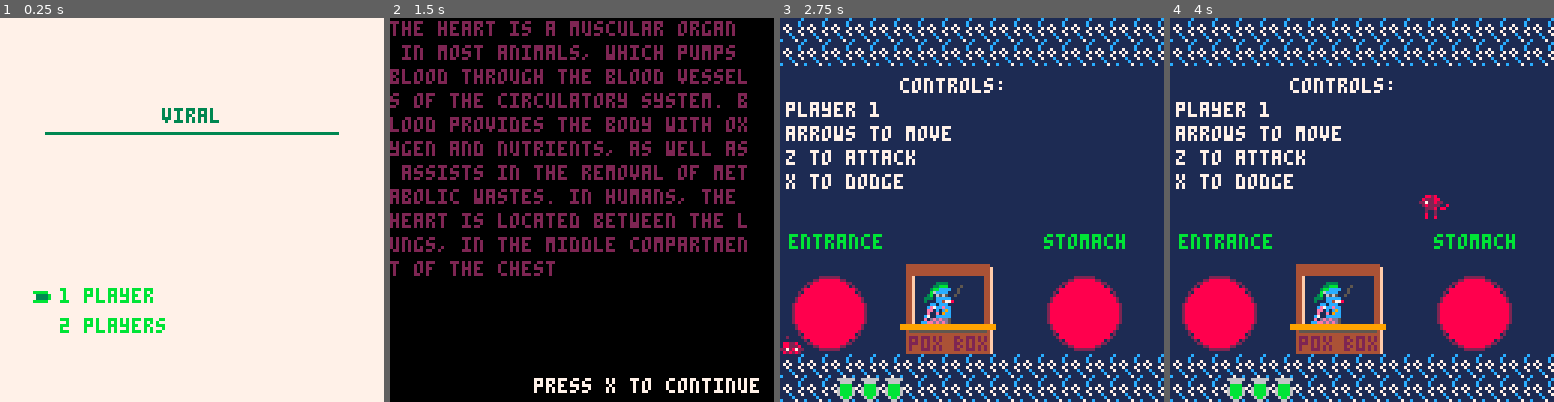
Above: before the commit, frames 1-4 (left to right).
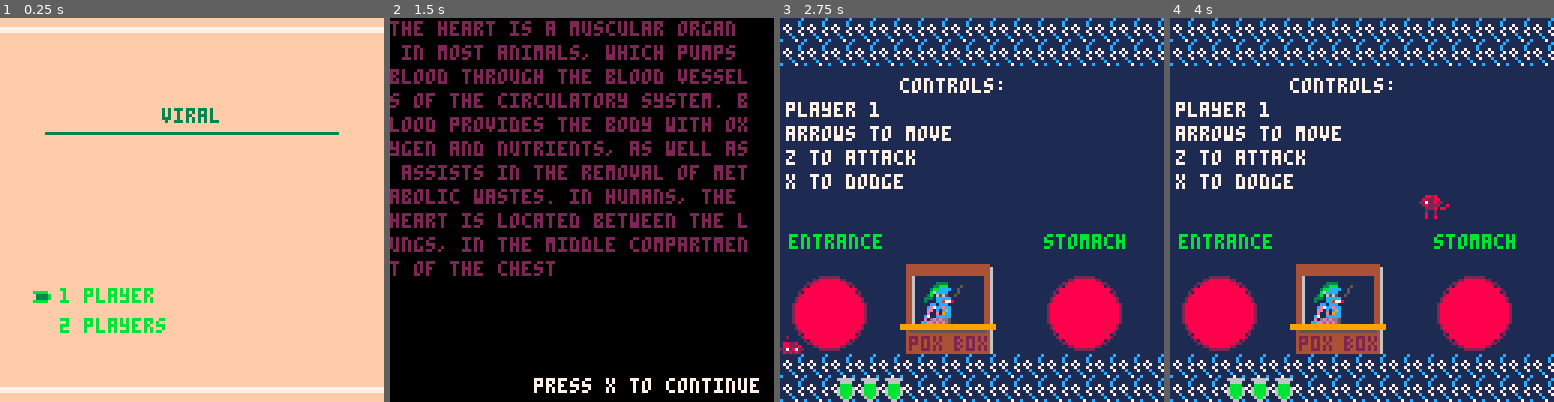
Above: after the commit, the same moments.

Repository: Von-dy/Game_Design_Final_Project
Game: PICO-8 cartridge current_build.p8
The game is run twice, just before and just after one commit, with the same random seed, the same clock (stepped at 60 frames per second) and the same inputs.
Inputs:
- Up to frame 1 (0.25 s): no input
- Up to frame 2 (1.5 s): tap O (Z key) at 0.33, 0.7, 1.43 s; tap X (X key) at 1.07 s
- Up to frame 3 (2.75 s): hold Left 1.97-2.37 s; tap X (X key) at 2.07, 2.4, 2.73 s; tap O (Z key) at 2.22 s; hold Down from 2.42 s (still down)
- Up to frame 4 (4 s): release Down at 2.82 s; hold Right 2.87-3.53 s; tap X (X key) at 3.07, 3.4, 3.73 s; tap O (Z key) at 3.1, 3.98 s; hold Up from 3.58 s (still down)

The runs differ from the first frame. In frame 1, 95% of the frame differs, in the area x 0-100%, y 0-100%; in frame 2, nothing differs; in frame 3, 0.3%; in frame 4, 0.3%.

Commit message:
edited menu design

Diff:
--- a/current_build.p8
+++ b/current_build.p8
@@ -1216,10 +1216,10 @@
   --code for keyboard layout
   print("<- ->=cycle", x+5, y+1)
   print("z=lock", x+5, y+9)
-  print("controls:", x+5, y+22)
-  print("arrow keys", x+5, y+30)
-  print("z=attack", x+5, y+38)
-  print("x=dodge", x+5, y+46)
+  print("controls:", x+5, y+27)
+  print("arrow keys", x+5, y+38)
+  print("z=attack", x+5, y+46)
+  print("x=dodge", x+5, y+54)
 
   --code for controller layout
   --print("d-pad=cycle", x+5, y+1)
@@ -1232,10 +1232,10 @@
   --code for keyboard layout
   print("s and f=cycle", x+5, y+1)
   print("lshift=lock", x+5, y+9)
-  print("controls:", x+5, y+22)
-  print("e,s,d,f", x+5, y+30)
-  print("lshift=attack", x+5, y+38)
-  print("a=dodge", x+5, y+46)
+  print("controls:", x+5, y+27)
+  print("e,s,d,f", x+5, y+38)
+  print("lshift=attack", x+5, y+46)
+  print("a=dodge", x+5, y+54)
  end
 
   --code for controller layout
@@ -1245,6 +1245,12 @@
   --print("d-pad=move", x+5, y+30)
   --print("x=attack", x+5, y+38)
   --print("o=dodge", x+5, y+46)
+
+	--changes start screen design to menu screen design
+	for n=0, 128 do
+		spr(89,n,56)
+		pal(15,6,0)
+	end
 end
 
 function draw_game()
@@ -1573,14 +1579,14 @@
 222272eee2272222999999ff9fffff99111c111711171cc1fffffaaaafffffffffff9fffbfff9ff37777777766666666ffff9ffffeeeeeffffffffff99999999
 22222222222222229999fff9999999991111c1111171c11cffffffffffff3333faffff9ffbffff3f7777777766666666faffff9feeefeeeeffffffff99999999
 eeeeeeeeeeeeeeee9999999999999999c11117111117111133ffffffff333333afffffffafbbbbff7777777766666666afffffffeeffeeeeffffffff99999999
-1111111111111111999999999ff999991c1171711111111133333333333333335555555500000000000000000000000000000000000000000000000000000000
-ddddddddd7dddddd9999999999fff999117117111171cc1133333333333333335555555500000000000000000000000000000000000000000000000000000000
-d7dd1dddddd11dd19999fff99999999917171111171c11c1aaa333333333aaaa5555555500000000000000000000000000000000000000000000000000000000
-ddddd11dddddd7dd999f99f9999ff9ff1171117111711111aaaaaa333aaaaaaa5555555500000000000000000000000000000000000000000000000000000000
-d111dddd11dd1ddd99f99f999999fff911111c1711111111fffaaaaaaaaaafff5555555500000000000000000000000000000000000000000000000000000000
-1dddddd1ddd1d1d1ff999f99999999991111c17111117111ffffffffffffff335555555500000000000000000000000000000000000000000000000000000000
-ddd7ddddd7dddddd999999f99ffff9991111c1111117171133fffffffffff3335555555500000000000000000000000000000000000000000000000000000000
-11111111111111119999999999999999111c11111111c11133333333333333335555555500000000000000000000000000000000000000000000000000000000
+1111111111111111999999999ff999991c11717111111111333333333333333355555555ffffffff000000000000000000000000000000000000000000000000
+ddddddddd7dddddd9999999999fff999117117111171cc11333333333333333355555555ffffffff000000000000000000000000000000000000000000000000
+d7dd1dddddd11dd19999fff99999999917171111171c11c1aaa333333333aaaa55555555ffffffff000000000000000000000000000000000000000000000000
+ddddd11dddddd7dd999f99f9999ff9ff1171117111711111aaaaaa333aaaaaaa5555555577777777000000000000000000000000000000000000000000000000
+d111dddd11dd1ddd99f99f999999fff911111c1711111111fffaaaaaaaaaafff5555555577777777000000000000000000000000000000000000000000000000
+1dddddd1ddd1d1d1ff999f99999999991111c17111117111ffffffffffffff3355555555ffffffff000000000000000000000000000000000000000000000000
+ddd7ddddd7dddddd999999f99ffff9991111c1111117171133fffffffffff33355555555ffffffff000000000000000000000000000000000000000000000000
+11111111111111119999999999999999111c11111111c111333333333333333355555555ffffffff000000000000000000000000000000000000000000000000
 222222222222222200000000000000001111111111111111ff3333fffffff33fdddddddd000000000000000000000000ffffffffffffffffffffffffffffffff
 222222222111222200000000000000001111d111ddc1d11df3bb773fffff3b73dddddddd000000000000000000000000ffff55ffffff55ffffffffffffffffff
 112112111ddd12210000000000000000d11dd11ddddcdd1d3bbbb773ffff3bb3dddddddd000000000000000000000000ff559955ff559955ffffffffffffffff
@@ -1795,22 +1801,22 @@
 0000000000000000000000000000000000000000000000000000000000000000000000000000000000000000000000000000000000000000000000000000000001010100010100011010000010010001010100000101000000000000000000000101101000100100000000000000000001010101010100000000000000000000
 0000000000000000000000000000000000000000000000000000000000000000000000000000000000000000000000000000000000000000000000000000000000000000000000000000000000000000000000000000000000000000000000000000000000000000000000000000000000000000000000000000000000000000
 __map__
-292929292929292929292929292929294a4a4a4a4a4a4a4a4a4a4a4a4a4a4a4a4141414040414041404041404041404167666767666766676f666766676f666700000000000000000000000000000000000000000000000000000000000000000000000000000000000000000000000000000000000000000000000000000000
-292929292929292929292929292929294a4a4a4a4a4a4a4a4a4a4a4a4a4a4a4a686868686868686868686868686868686667666776677677677677766667766600000000000000000000000000000000000000000000000000000000000000000000000000000000000000000000000000000000000000000000000000000000
-292929292929292929292929292929294a4a4a4a4a4a4a4a4a4a4a4a4a4a4a4a686868686868686868686868686868686767766f76776f6f6f6f6f6f6f6f676f00000000000000000000000000000000000000000000000000000000000000000000000000000000000000000000000000000000000000000000000000000000
-292929292929292929292929292929294a4a4a4a4a4a4a4a4a4a4a4a4a4a4a4a6868686868686868686868686868686866766f6f6f6f777776776e6f6f6f676600000000000000000000000000000000000000000000000000000000000000000000000000000000000000000000000000000000000000000000000000000000
-292929292929292929292929292929294a4a4a4a4a4a4a4a4a4a4a4a4a4a4a4a6868686868686868686868686868686867766f7f7e7f7e7f7e7f7e7f7e7f676f00000000000000000000000000000000000000000000000000000000000000000000000000000000000000000000000000000000000000000000000000000000
-292929292929292929292929292929294a4a4a4a4a4a4a4a4a4a4a4a4a4a4a4a686868686868717171686868686868686f6f6e6f6e6f6e6f6e6f6e6f6e6f6f6f00000000000000000000000000000000000000000000000000000000000000000000000000000000000000000000000000000000000000000000000000000000
-292929292929292929292929292929294a4a4a4a4a4a4a4a4a4a4a4a4a4a4a4a68686868686868686868686868686868777f7e7f7e7f7e7f7e7f7e7f7e7f6f6f00000000000000000000000000000000000000000000000000000000000000000000000000000000000000000000000000000000000000000000000000000000
-292929292929292929292929292929294a4a4a4a4a4a4a4a4a4a4a4a4a4a4a4a686868686868686868686868686868686e6f6e6f6e6f6e6f6e6f6e6f6e6f6e6f00000000000000000000000000000000000000000000000000000000000000000000000000000000000000000000000000000000000000000000000000000000
-292929292929292929292929292929294a4a4a4a4a4a4a4a4a4a4a4a4a4a4a4a686868686868686868686868686868686e6f6e6f6e6f6e6f6e6f6e6f6e6f6e6f00000000000000000000000000000000000000000000000000000000000000000000000000000000000000000000000000000000000000000000000000000000
-292929292929292929292929292929294a4a4a4a4a4a4a4a4a4a4a4a4a4a4a4a686868686868686868686868686868687e7f7e7f7e7f7e7f7e7f7e7f7e7f7e7f00000000000000000000000000000000000000000000000000000000000000000000000000000000000000000000000000000000000000000000000000000000
-292929292929292929292929292929294a4a4a4a4a4a4a4a4a4a4a4a4a4a4a4a707070686868686868686868686868686e6f6e6f6e6f6e6f6e6f6e6f6e6f6e6f00000000000000000000000000000000000000000000000000000000000000000000000000000000000000000000000000000000000000000000000000000000
-292929292929292929292929292929294a4a4a4a4a4a4a4a4a4a4a4a4a4a4a4a686868686868686868686868686868687e7f7e7f7e7f7e7f7e7f7e7f7e7f7e7f00000000000000000000000000000000000000000000000000000000000000000000000000000000000000000000000000000000000000000000000000000000
-292929292929292929292929292929294a4a4a4a4a4a4a4a4a4a4a4a4a4a4a4a686868686868686868686868686868687e7f7e7f7e7f7e7f7e7f7e7f7e7f7e7f00000000000000000000000000000000000000000000000000000000000000000000000000000000000000000000000000000000000000000000000000000000
-292929292929292929292929292929294a4a4a4a4a4a4a4a4a4a4a4a4a4a4a4a686868686868686868686868686868684e4e4e6e6e6e6e4e4e4e4e6e6e6e4e4e00000000000000000000000000000000000000000000000000000000000000000000000000000000000000000000000000000000000000000000000000000000
-292929292929292929292929292929294a4a4a4a4a4a4a4a4a4a4a4a4a4a4a4a404140404041414041414041404140414647464746474647464746474647464700000000000000000000000000000000000000000000000000000000000000000000000000000000000000000000000000000000000000000000000000000000
-292929292929292929292929292929294a4a4a4a4a4a4a4a4a4a4a4a4a4a4a4a505150505051515051515051505150515657565756575657565756575657565700000000000000000000000000000000000000000000000000000000000000000000000000000000000000000000000000000000000000000000000000000000
+29292929292929292929292929292929595959595959595959595959595959594141414040414041404041404041404167666767666766676f666766676f666700000000000000000000000000000000000000000000000000000000000000000000000000000000000000000000000000000000000000000000000000000000
+2929292929292929292929292929292977777777777777777777777777777777686868686868686868686868686868686667666776677677677677766667766600000000000000000000000000000000000000000000000000000000000000000000000000000000000000000000000000000000000000000000000000000000
+2929292929292929292929292929292977777777777777777777777777777777686868686868686868686868686868686767766f76776f6f6f6f6f6f6f6f676f00000000000000000000000000000000000000000000000000000000000000000000000000000000000000000000000000000000000000000000000000000000
+29292929292929292929292929292929777777777777777777777777777777776868686868686868686868686868686866766f6f6f6f777776776e6f6f6f676600000000000000000000000000000000000000000000000000000000000000000000000000000000000000000000000000000000000000000000000000000000
+29292929292929292929292929292929777777777777777777777777777777776868686868686868686868686868686867766f7f7e7f7e7f7e7f7e7f7e7f676f00000000000000000000000000000000000000000000000000000000000000000000000000000000000000000000000000000000000000000000000000000000
+2929292929292929292929292929292977777777777777777777777777777777686868686868717171686868686868686f6f6e6f6e6f6e6f6e6f6e6f6e6f6f6f00000000000000000000000000000000000000000000000000000000000000000000000000000000000000000000000000000000000000000000000000000000
+292929292929292929292929292929297777777777777777777777777777777768686868686868686868686868686868777f7e7f7e7f7e7f7e7f7e7f7e7f6f6f00000000000000000000000000000000000000000000000000000000000000000000000000000000000000000000000000000000000000000000000000000000
+2929292929292929292929292929292977777777777777777777777777777777686868686868686868686868686868686e6f6e6f6e6f6e6f6e6f6e6f6e6f6e6f00000000000000000000000000000000000000000000000000000000000000000000000000000000000000000000000000000000000000000000000000000000
+2929292929292929292929292929292977777777777777777777777777777777686868686868686868686868686868686e6f6e6f6e6f6e6f6e6f6e6f6e6f6e6f00000000000000000000000000000000000000000000000000000000000000000000000000000000000000000000000000000000000000000000000000000000
+2929292929292929292929292929292977777777777777777777777777777777686868686868686868686868686868687e7f7e7f7e7f7e7f7e7f7e7f7e7f7e7f00000000000000000000000000000000000000000000000000000000000000000000000000000000000000000000000000000000000000000000000000000000
+2929292929292929292929292929292977777777777777777777777777777777707070686868686868686868686868686e6f6e6f6e6f6e6f6e6f6e6f6e6f6e6f00000000000000000000000000000000000000000000000000000000000000000000000000000000000000000000000000000000000000000000000000000000
+2929292929292929292929292929292977777777777777777777777777777777686868686868686868686868686868687e7f7e7f7e7f7e7f7e7f7e7f7e7f7e7f00000000000000000000000000000000000000000000000000000000000000000000000000000000000000000000000000000000000000000000000000000000
+2929292929292929292929292929292977777777777777777777777777777777686868686868686868686868686868687e7f7e7f7e7f7e7f7e7f7e7f7e7f7e7f00000000000000000000000000000000000000000000000000000000000000000000000000000000000000000000000000000000000000000000000000000000
+2929292929292929292929292929292977777777777777777777777777777777686868686868686868686868686868684e4e4e6e6e6e6e4e4e4e4e6e6e6e4e4e00000000000000000000000000000000000000000000000000000000000000000000000000000000000000000000000000000000000000000000000000000000
+2929292929292929292929292929292977777777777777777777777777777777404140404041414041414041404140414647464746474647464746474647464700000000000000000000000000000000000000000000000000000000000000000000000000000000000000000000000000000000000000000000000000000000
+2929292929292929292929292929292959595959595959595959595959595959505150505051515051515051505150515657565756575657565756575657565700000000000000000000000000000000000000000000000000000000000000000000000000000000000000000000000000000000000000000000000000000000
 787878787878787878787878787878784a4a4a4a4a4a4a4a4a4a4a4a4a4a4a4a444444444444444444444444444444440000000000000000000000000000000000000000000000000000000000000000000000000000000000000000000000000000000000000000000000000000000000000000000000000000000000000000
 646564656564656465646464656464654a4a4a4a4a4a4a4a4a4a4a4a4a4a4a4a444444444444444444444444444444440000000000000000000000000000000000000000000000000000000000000000000000000000000000000000000000000000000000000000000000000000000000000000000000000000000000000000
 686868686868686868686868686868684a4a4a4a4a4a4a4a4a4a4a4a4a4a4a4a787878787878787878787878787878780000000000000000000000000000000000000000000000000000000000000000000000000000000000000000000000000000000000000000000000000000000000000000000000000000000000000000
